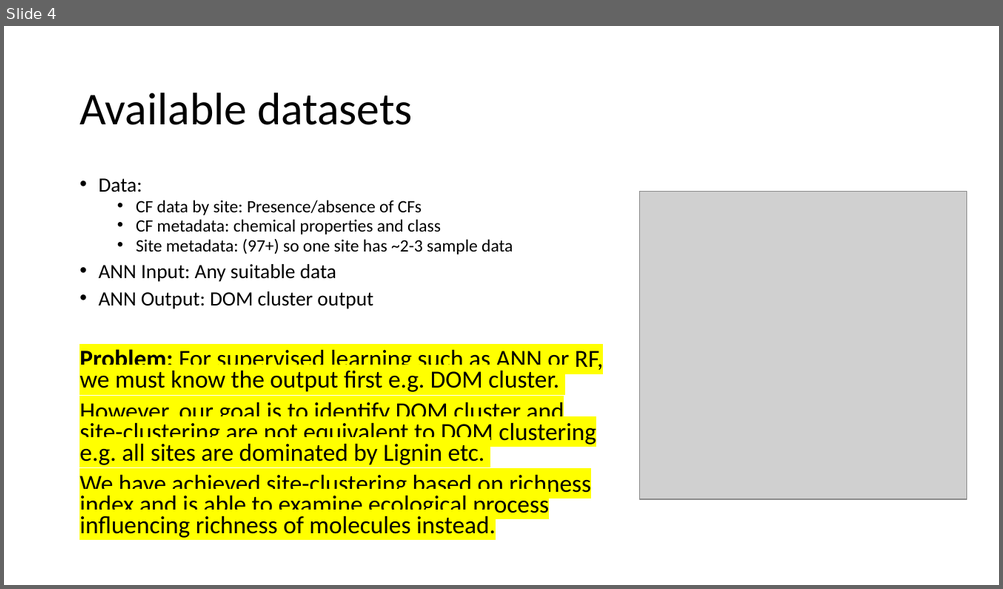
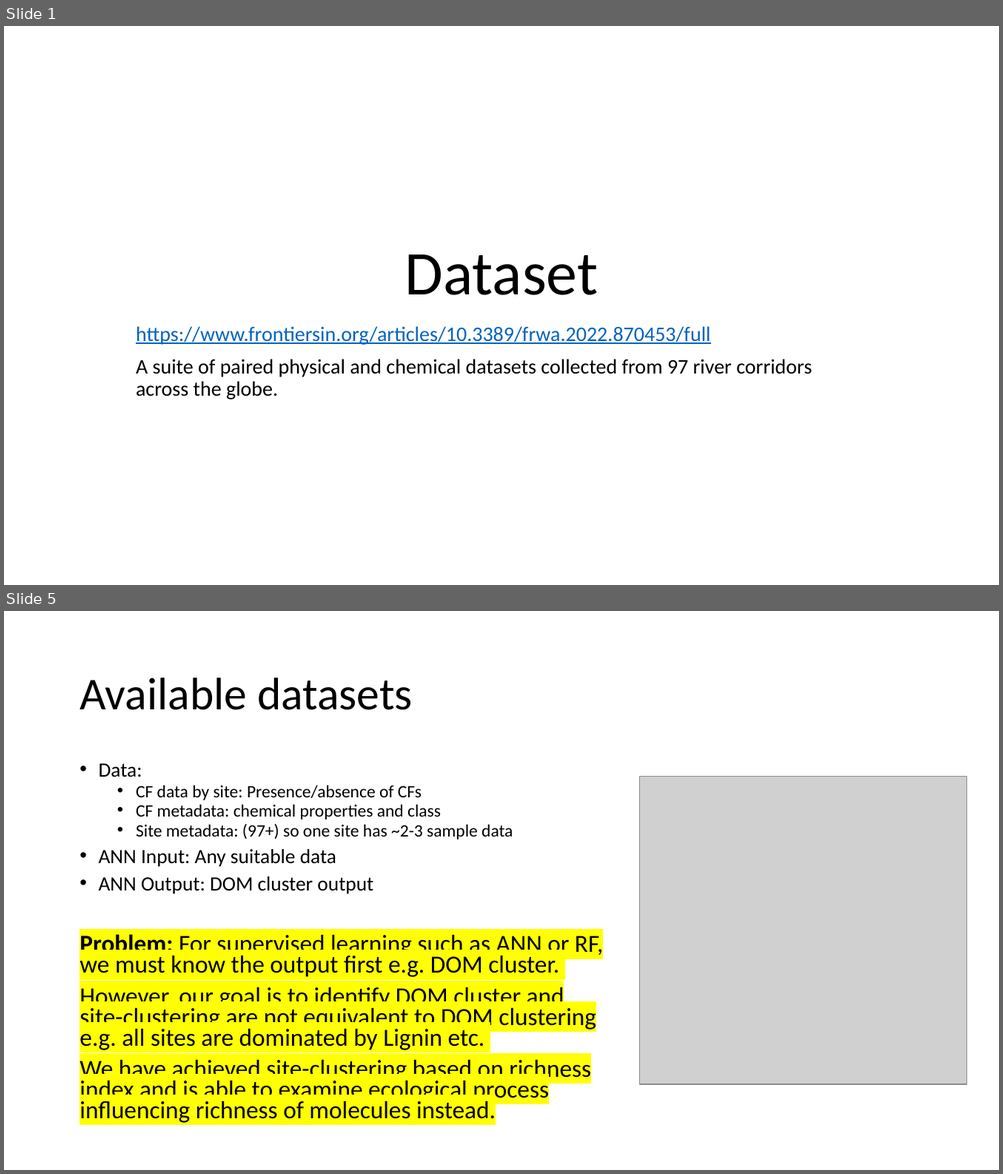
Before and after one commit to mmlchang/WHONDRS_collaboration, a slide deck: EDA/EDA.pptx. Shown one above the other, each under a label of ours: slide 4 before the commit, slides 1 and 5 after it; the slides between them are not shown. The pictures are 1003x589 and 1003x1174 pixels, drawn with LibreOffice and Linux fonts; fonts in the diff are those of the drawing; grey boxes stand for pictures. Boxes give left, top, right and bottom in pixels: in the first picture for what was removed or moved away, otherwise in the second. Text is boxed around its words. In the diff, an @@ line names an element or a change of style, - is before the commit and + after.

```diff
--- a/EDA/EDA.pptx
+++ b/EDA/EDA.pptx
@@ slide 1 added at [4,26,999,585], background #FFFFFF @@
@@ title added at [405,255,598,295], 60 pt, text #000000 @@
+Dataset
@@ subtitle added at [136,326,811,400], 20 pt, text #000000 @@
+https://www.frontiersin.org/articles/10.3389/frwa.2022.870453/full
+A suite of paired physical and chemical datasets collected from 97 river corridors across the globe.
@@ what was slide 4 is now slide 5 @@
```
Also in this commit, not shown: 2 slides changed, 4 other slides added, 1 slide removed, 1 other file.
